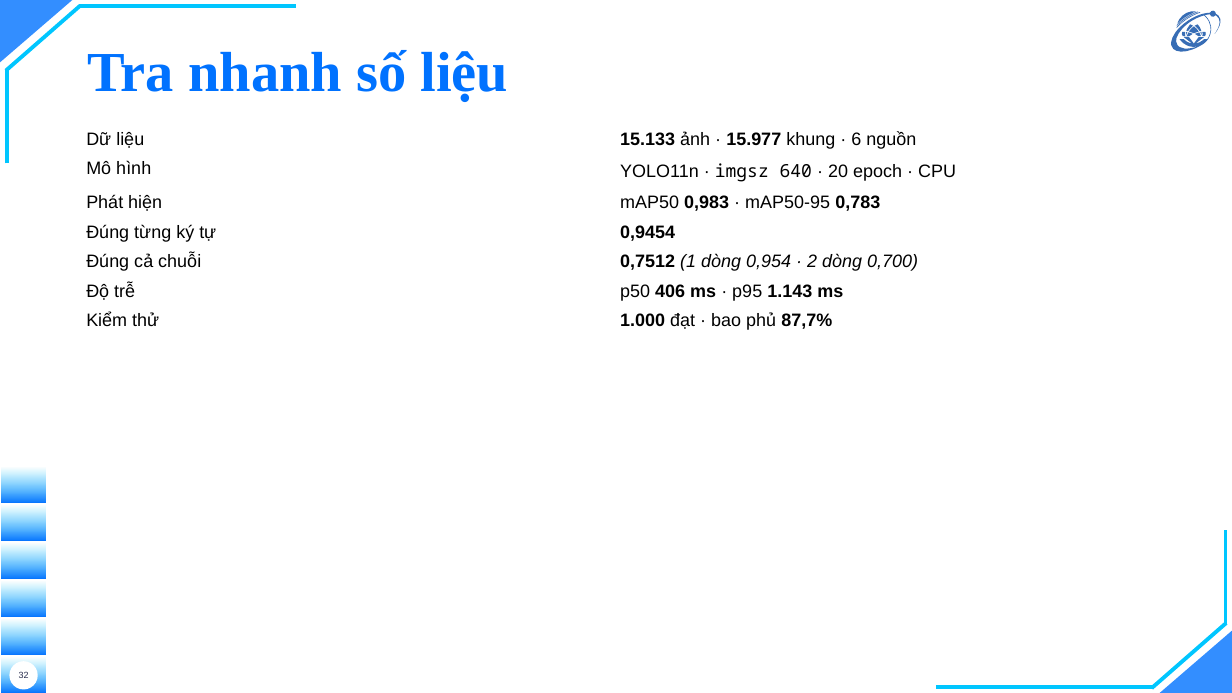
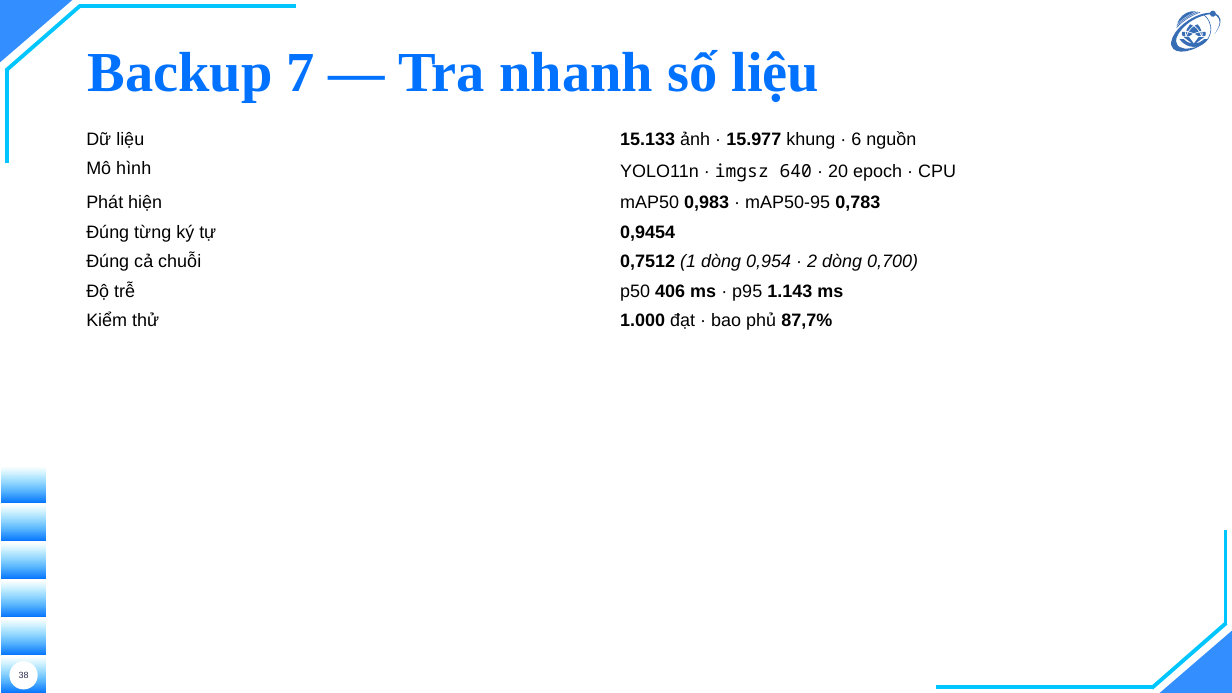
Before and after one commit to hieunguyen2604/alpr-do-an-mon-hoc, a slide deck: slide 38 of docs/slides/slides.pptx (slide 32 before the commit). Drawn at 1232x693 pixels with LibreOffice and Linux fonts; fonts in the diff are those of the drawing; background and template pictures are left out. Boxes give left, top, right and bottom in pixels: in the first picture for what was removed or moved away, otherwise in the second. Text is boxed around its words. In the diff, an @@ line names an element or a change of style, - is before the commit and + after.

```diff
--- a/docs/slides/slides.pptx
+++ b/docs/slides/slides.pptx
@@ title at box(87, 50, 820, 102): text changed @@
-Tra nhanh số liệu
+Backup 7 — Tra nhanh số liệu
@@ page number at box(19, 672, 29, 678): text changed @@
-32
+38
```
Also in this commit, not shown: 6 other slides changed, 4 slides added, 1 slide removed, 5 other files.
